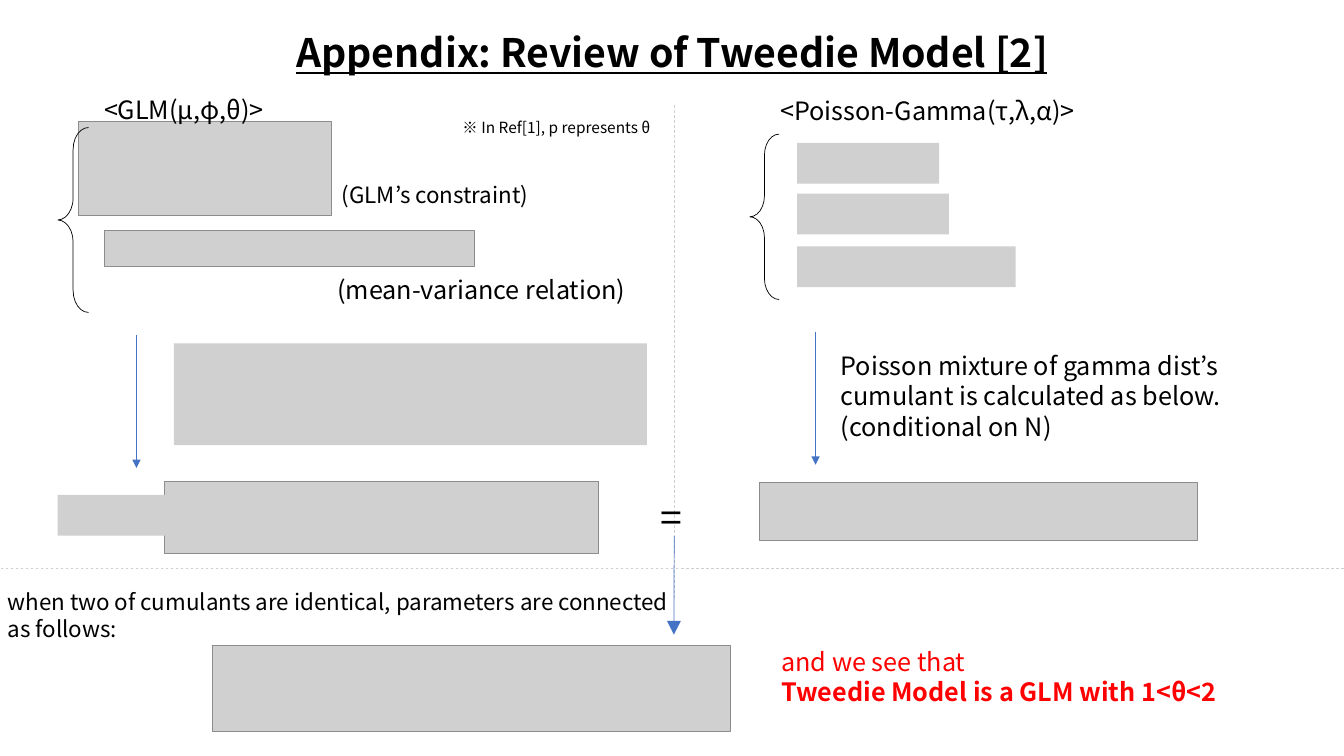
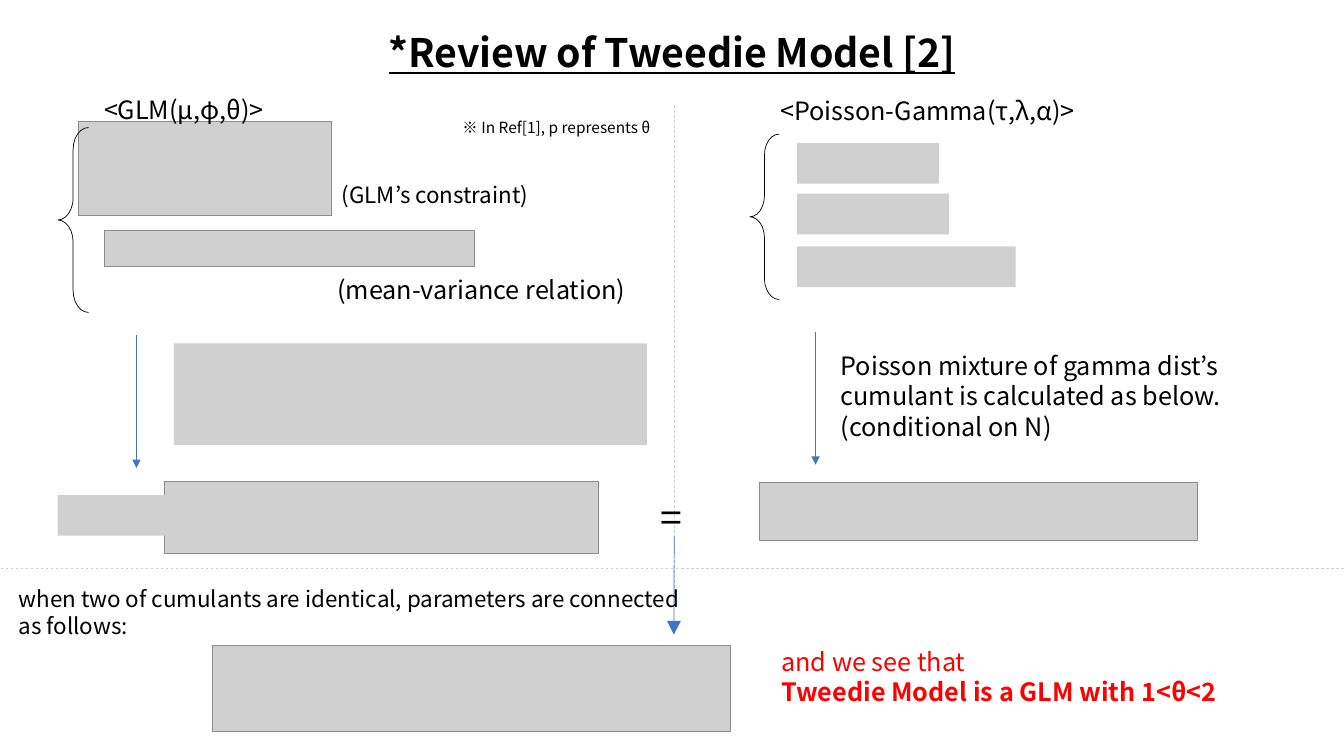
Before and after one commit to at0137/DoubleGLM-Tweedie, a slide deck: slide 4 of References/NoFreqTweedie_.pptx. Drawn at 1344x756 pixels with LibreOffice and Linux fonts; fonts in the diff are those of the drawing; grey boxes stand for pictures. Boxes give left, top, right and bottom in pixels: in the first picture for what was removed or moved away, otherwise in the second. Text is boxed around its words. In the diff, an @@ line names an element or a change of style, - is before the commit and + after.

```diff
--- a/References/NoFreqTweedie_.pptx
+++ b/References/NoFreqTweedie_.pptx
@@ text at (389,35,956,74): text changed @@
-Appendix: Review of Tweedie Model [2]
+*Review of Tweedie Model [2]
@@ text "when two of cumulants are ..." rewrapped from (8,592,667,638) to (19,585,678,635) @@
```
Also in this commit, not shown: 2 other slides changed, 1 slide added, 1 slide removed.
